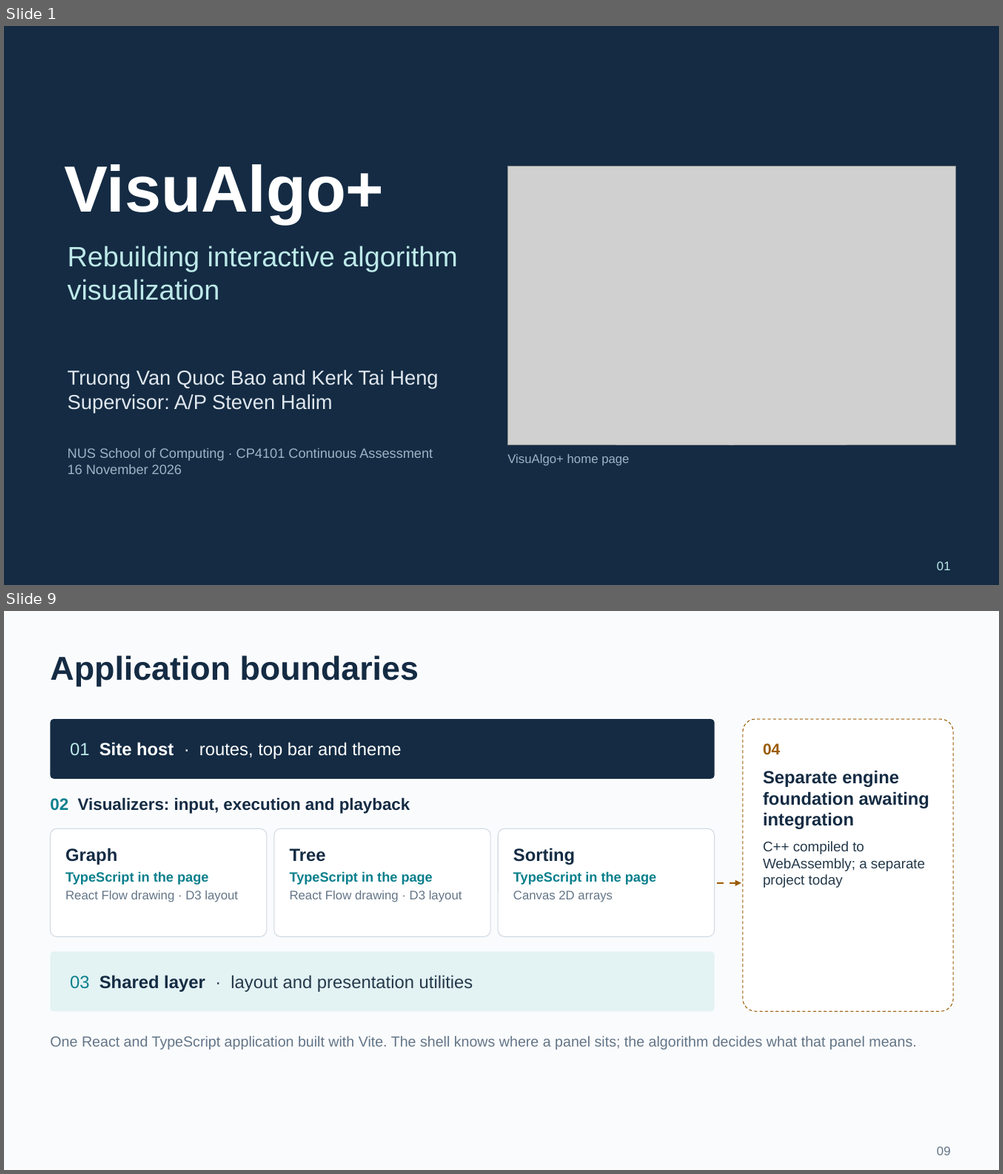
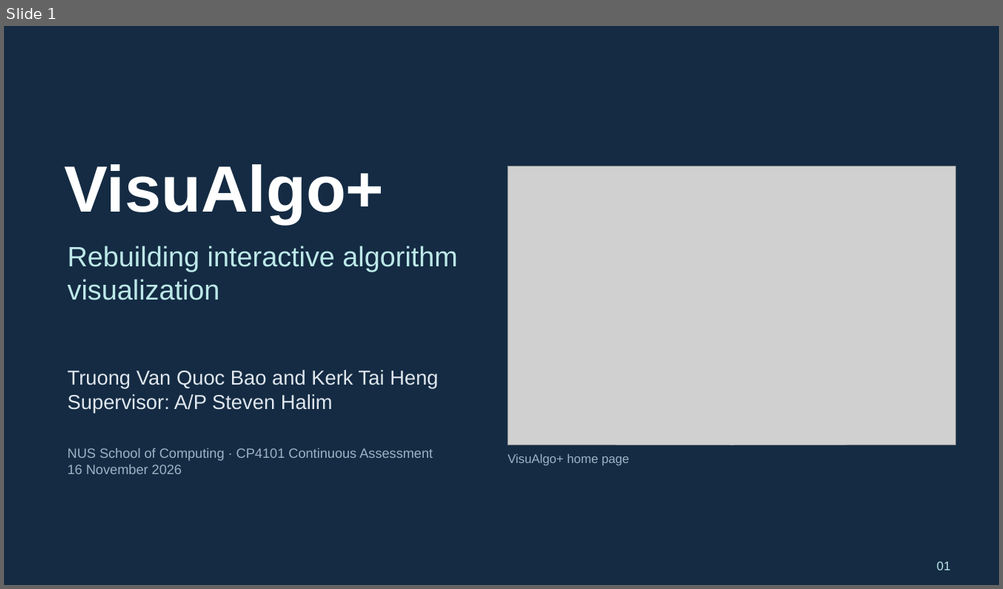
Before and after one commit to BJoozz/docsforfyp, a slide deck: presentation/VisuAlgo_CA_Presentation.pptx. Shown one above the other, each under a label of ours: slides 1 and 9 before the commit, slide 1 after it; the slides between them are not shown. The pictures are 1003x1174 and 1003x589 pixels, drawn with LibreOffice and Linux fonts; fonts in the diff are those of the drawing; grey boxes stand for pictures. Boxes give left, top, right and bottom in pixels: in the first picture for what was removed or moved away, otherwise in the second. Text is boxed around its words. In the diff, an @@ line names an element or a change of style, - is before the commit and + after.

```diff
--- a/presentation/VisuAlgo_CA_Presentation.pptx
+++ b/presentation/VisuAlgo_CA_Presentation.pptx
@@ slide 9 removed at (4, 611, 999, 1170), background #FAFBFD @@
@@ text removed at (50, 655, 418, 686) @@
-Application boundaries
@@ rounded rectangle removed at (51, 719, 714, 779) @@
-01 Site host · routes, top bar and theme
@@ rounded rectangle removed at (743, 719, 953, 1011) @@
-04
-Separate engine foundation awaiting integration
-C++ compiled to WebAssembly; a separate project today
@@ text removed at (50, 797, 410, 814) @@
-02 Visualizers: input, execution and playback
@@ rounded rectangle removed at (51, 829, 267, 937) @@
-Graph
-TypeScript in the page
-React Flow drawing · D3 layout
@@ rounded rectangle removed at (274, 829, 490, 937) @@
-Tree
-TypeScript in the page
-React Flow drawing · D3 layout
@@ rounded rectangle removed at (498, 829, 714, 937) @@
-Sorting
-TypeScript in the page
-Canvas 2D arrays
@@ arrow removed from (717, 883) to (741, 883) @@
@@ rounded rectangle removed at (51, 952, 714, 1011) @@
-03 Shared layer · layout and presentation utilities
@@ text removed at (50, 1037, 916, 1050) @@
-One React and TypeScript application built with Vite. The shell knows where a panel sits; the algorithm decides what that panel means.
@@ text removed at (936, 1147, 950, 1156) @@
-09
```
Also in this commit, not shown: 17 slides changed, 6 slides added, 4 other slides removed, 18 other files.
